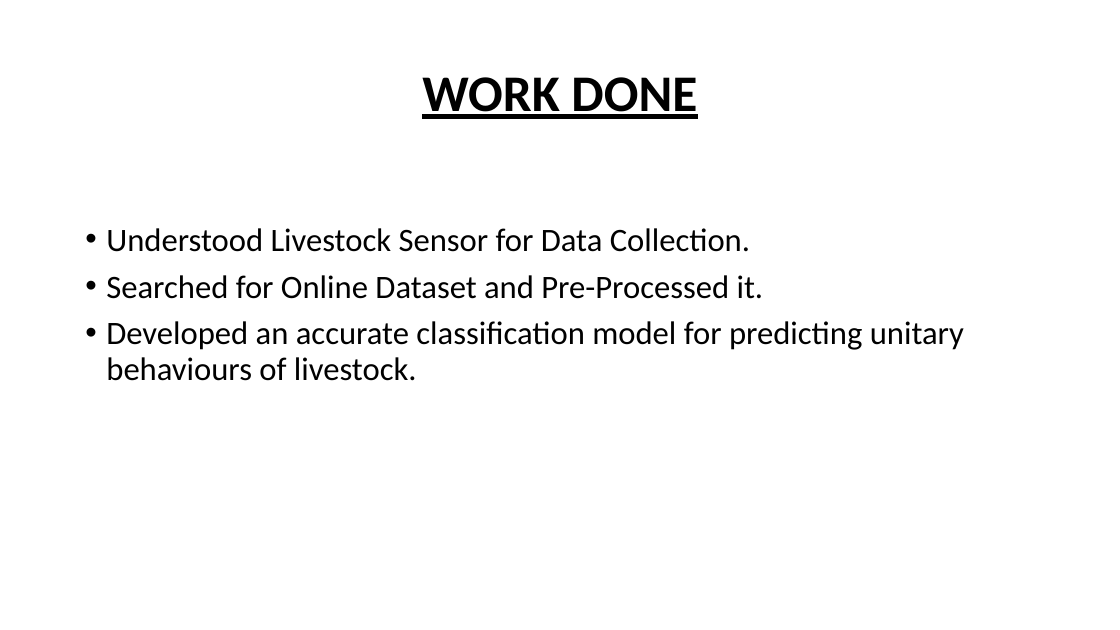
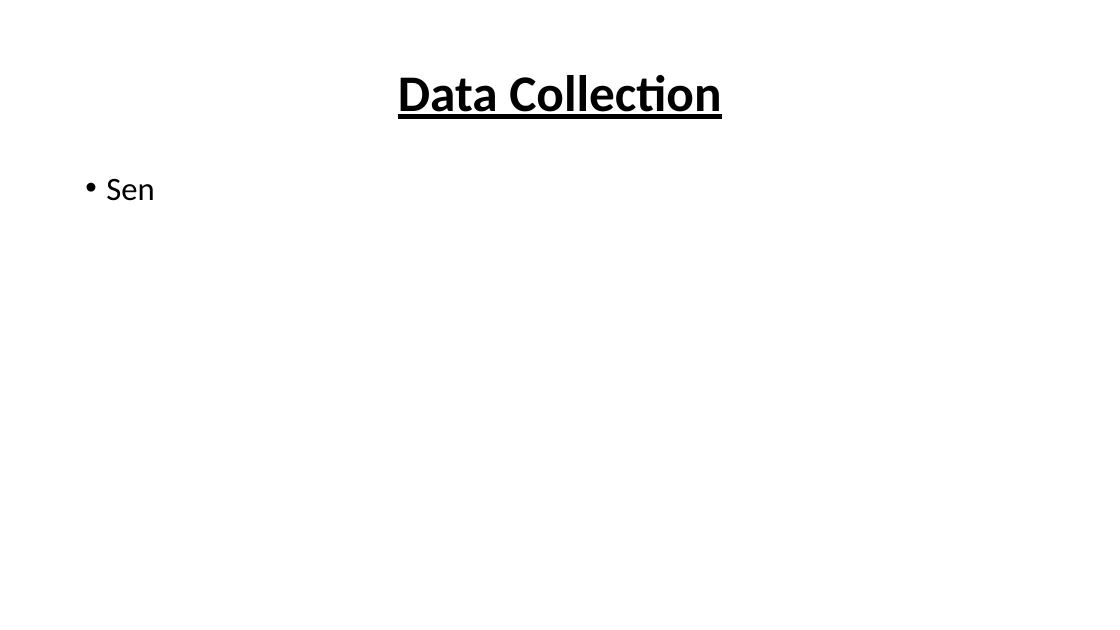
Before and after one commit to Ramesh86-TurBo/Livestock-Remote-Monitoring-Using-ML, a slide deck: slide 3 of PresentationPhase1.pptx. Drawn at 1120x630 pixels with LibreOffice and Linux fonts; fonts in the diff are those of the drawing. Boxes give left, top, right and bottom in pixels: in the first picture for what was removed or moved away, otherwise in the second. Text is boxed around its words. In the diff, an @@ line names an element or a change of style, - is before the commit and + after.

```diff
--- a/PresentationPhase1.pptx
+++ b/PresentationPhase1.pptx
@@ title at bbox=[398, 75, 721, 119]: text changed @@
-WORK DONE
+Data Collection
@@ text at bbox=[106, 178, 154, 201]: text changed @@
-• Understood Livestock Sensor for Data Collection.
-• Searched for Online Dataset and Pre-Processed it.
-• Developed an accurate classification model for predicting unitary behaviours of livestock.
+• Sen
```
Also in this commit, not shown: 1 other slide changed, 1 slide added, 1 slide removed, 30 other files.
